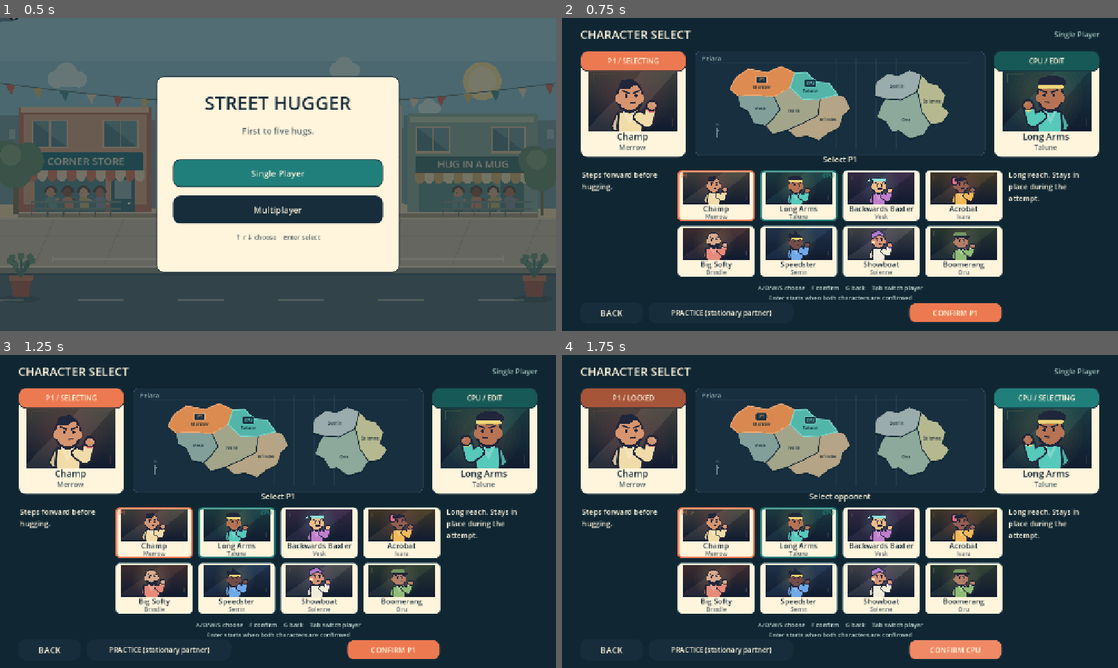
Above: before the commit, frames 1-4 (two rows, left to right).
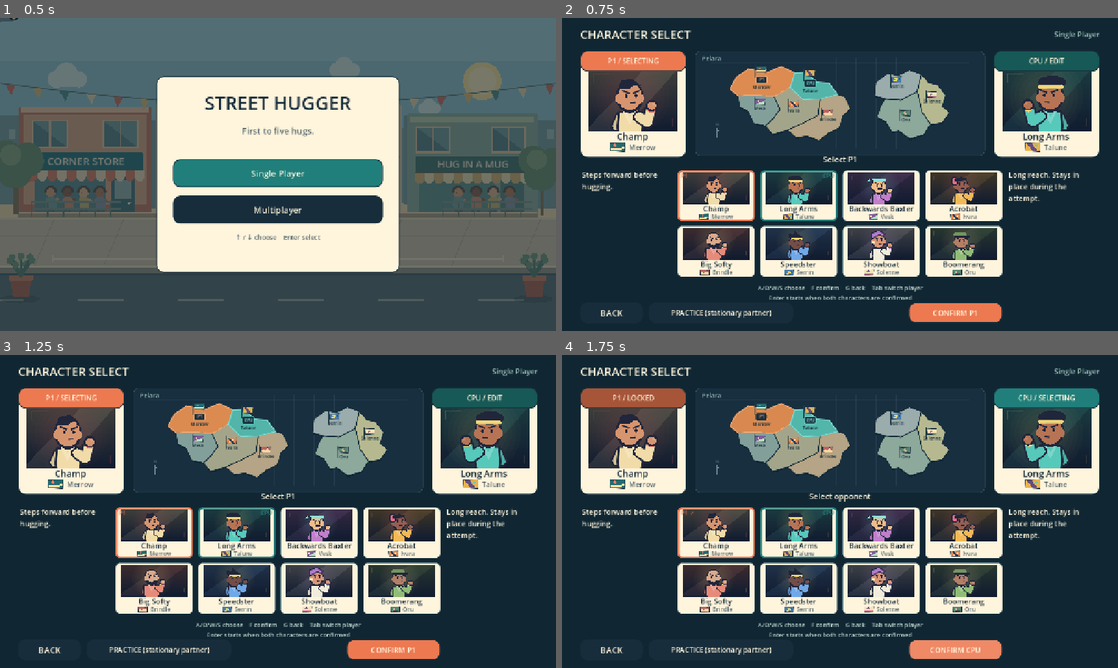
Above: after the commit, the same moments.

Repository: jbax-and-his-ai-pals/013-street-hugger
Game: Godot game, scene res://main.tscn
Same seed, same stepped clock (60 frames per second), same inputs: the game is played once before the commit and once after it.
Inputs:
- Up to frame 1 (0.5 s): no input
- Up to frame 2 (0.75 s): click "Single Player" at 0.5 s
- Up to frame 3 (1.25 s): no input
- Up to frame 4 (1.75 s): click "CONFIRM P1" at 1.25 s

Frame 1 is identical in both runs. In frame 2, 1.1% of the frame differs, in the area x 8-91%, y 15-83%; in frame 3, 1.1%; in frame 4, 1.1%.

Commit message:
Add handmade fictional country flags to character selection

Diff:
--- /dev/null
+++ b/scripts/country_flag.gd
@@ -0,0 +1,79 @@
+extends Control
+## Small, deliberately wonky fictional flags. Geometry is stable between frames.
+
+var country_index: int = 0:
+	set(value):
+		country_index = posmod(value, 8)
+		queue_redraw()
+
+const COLORS = [
+	[Color("246a70"), Color("ffe6a3"), Color("f48367")],
+	[Color("e8b34d"), Color("644b82"), Color("69c7bd")],
+	[Color("805c99"), Color("b9e4c4"), Color("fff0c5")],
+	[Color("e28a52"), Color("243b62"), Color("fff0b9")],
+	[Color("bb6363"), Color("f4d7a4"), Color("315d59")],
+	[Color("4b7dab"), Color("e6d56c"), Color("26384c")],
+	[Color("f1e5b8"), Color("725783"), Color("dc7c98")],
+	[Color("578775"), Color("f2bd8e"), Color("33464e")]
+]
+
+func _init():
+	mouse_filter = Control.MOUSE_FILTER_IGNORE
+	tooltip_text = ""
+
+func _ready():
+	resized.connect(queue_redraw)
+
+func _draw():
+	draw_flag(self, Rect2(Vector2.ZERO, size), country_index)
+
+static func polygon(canvas: CanvasItem, rect: Rect2, points: Array, color: Color):
+	var transformed = PackedVector2Array()
+	for point in points:
+		transformed.append(rect.position + point * rect.size)
+	canvas.draw_colored_polygon(transformed, color)
+
+static func draw_flag(canvas: CanvasItem, rect: Rect2, index: int, pole: bool = false):
+	var colors = COLORS[posmod(index, 8)]
+	if pole:
+		canvas.draw_line(rect.position + Vector2(-2, -3), rect.position + Vector2(-2, rect.size.y + 10), Color("233b43"), 2.0, true)
+	# A crooked hem, off-center emblems, and uneven bands are intentional.
+	var hem = [Vector2(0, 0.06), Vector2(0.98, 0), Vector2(0.95, 0.98), Vector2(0.03, 0.92)]
+	polygon(canvas, rect, hem, colors[0])
+	match posmod(index, 8):
+		0:
+			polygon(canvas, rect, [Vector2(0.04,0.62), Vector2(0.96,0.50), Vector2(0.95,0.74), Vector2(0.04,0.82)], colors[1])
+			canvas.draw_circle(rect.position + rect.size * Vector2(0.34, 0.31), rect.size.y * 0.15, colors[2])
+		1:
+			polygon(canvas, rect, [Vector2(0.1,0.08), Vector2(0.39,0.04), Vector2(0.81,0.95), Vector2(0.48,0.94)], colors[1])
+			polygon(canvas, rect, [Vector2(0.63,0.20), Vector2(0.86,0.30), Vector2(0.69,0.53)], colors[2])
+		2:
+			polygon(canvas, rect, [Vector2(0.03,0.91), Vector2(0.95,0.21), Vector2(0.95,0.98)], colors[1])
+			polygon(canvas, rect, [Vector2(0.29,0.18), Vector2(0.43,0.34), Vector2(0.31,0.55), Vector2(0.17,0.37)], colors[2])
+		3:
+			polygon(canvas, rect, [Vector2(0.10,0.06), Vector2(0.29,0.04), Vector2(0.89,0.97), Vector2(0.64,0.95)], colors[1])
+			for point in [Vector2(0.65,0.28), Vector2(0.31,0.72)]:
+				canvas.draw_circle(rect.position + rect.size * point, rect.size.y * 0.11, colors[2])
+		4:
+			polygon(canvas, rect, [Vector2(0.04,0.65), Vector2(0.25,0.37), Vector2(0.42,0.59), Vector2(0.66,0.29), Vector2(0.95,0.56), Vector2(0.95,0.91), Vector2(0.05,0.86)], colors[1])
+			canvas.draw_circle(rect.position + rect.size * Vector2(0.72,0.19), rect.size.y * 0.10, colors[2])
+		5:
+			polygon(canvas, rect, [Vector2(0.15,0.19), Vector2(0.46,0.44), Vector2(0.16,0.80), Vector2(0.37,0.84), Vector2(0.73,0.45), Vector2(0.40,0.15)], colors[1])
+			polygon(canvas, rect, [Vector2(0.69,0.19), Vector2(0.88,0.44), Vector2(0.71,0.75)], colors[2])
+		6:
+			polygon(canvas, rect, [Vector2(0.04,0.72), Vector2(0.96,0.63), Vector2(0.95,0.86), Vector2(0.04,0.91)], colors[2])
+			var star = []
+			for vertex in range(10):
+				var angle = -PI / 2.0 + TAU * vertex / 10.0
+				var radius = 0.31 if vertex % 2 == 0 else 0.14
+				star.append(Vector2(0.43 + cos(angle) * radius * 0.65, 0.37 + sin(angle) * radius))
+			polygon(canvas, rect, star, colors[1])
+		7:
+			canvas.draw_circle(rect.position + rect.size * Vector2(0.49,0.46), rect.size.y * 0.30, colors[1])
+			canvas.draw_circle(rect.position + rect.size * Vector2(0.57,0.42), rect.size.y * 0.19, colors[0])
+			polygon(canvas, rect, [Vector2(0.12,0.77), Vector2(0.83,0.64), Vector2(0.85,0.82), Vector2(0.15,0.91)], colors[2])
+	var outline = PackedVector2Array()
+	for point in hem:
+		outline.append(rect.position + point * rect.size)
+	outline.append(outline[0])
+	canvas.draw_polyline(outline, Color("233541"), maxf(1.0, rect.size.y / 24.0), true)
--- a/scripts/game_ui.gd
+++ b/scripts/game_ui.gd
@@ -35,6 +35,7 @@
 var _previews: Array = []
 var _preview_names: Array[Label] = []
 var _preview_countries: Array[Label] = []
+var _preview_flags: Array[Control] = []
 var _preview_descriptions: Array[Label] = []
 var _player_tabs: Array[Button] = []
 var _cards: Array[Button] = []
@@ -198,6 +199,14 @@
 	portrait.set("animated", animate)
 	portrait.call("set_character", index)
 	return portrait
+
+func _make_flag(parent: Control, rect: Rect2, index: int) -> Control:
+	var flag = load("res://scripts/country_flag.gd").new()
+	parent.add_child(flag)
+	flag.position = rect.position
+	flag.size = rect.size
+	flag.country_index = index
+	return flag
 
 
 func _build_character_select() -> void:
@@ -236,6 +245,7 @@
 		var country := _place_label(content, "", 16, Rect2(0, 198, 208, 22), MUTED)
 		country.horizontal_alignment = HORIZONTAL_ALIGNMENT_CENTER
 		_preview_countries.append(country)
+		_preview_flags.append(_make_flag(content, Rect2(44, 198, 36, 22), selected[player]))
 		var detail_x := 46.0 if player == 0 else 1028.0
 		var detail := _place_label(_selection, "", 17, Rect2(detail_x, 348, 206, 130), CREAM)
 		detail.autowrap_mode = TextServer.AUTOWRAP_WORD_SMART
@@ -263,8 +273,10 @@
 		_make_portrait(card, Rect2(12, 4, 154, 73), index, 1.0, false)
 		var character_name := _place_label(card, NAMES[index], 17, Rect2(6, 76, 166, 22))
 		character_name.horizontal_alignment = HORIZONTAL_ALIGNMENT_CENTER
-		var home := _place_label(card, Roster.COUNTRIES[index], 13, Rect2(6, 98, 166, 17), MUTED)
-		home.horizontal_alignment = HORIZONTAL_ALIGNMENT_CENTER
+		var country_width := ThemeDB.fallback_font.get_string_size(Roster.COUNTRIES[index], HORIZONTAL_ALIGNMENT_LEFT, -1, 13).x
+		var country_start := (178.0 - country_width - 28.0) * 0.5
+		_make_flag(card, Rect2(country_start, 101, 22, 13), index)
+		_place_label(card, Roster.COUNTRIES[index], 13, Rect2(country_start + 28, 98, country_width + 2, 17), MUTED)
 		var first_mark := _place_label(card, "P1", 13, Rect2(8, 4, 78, 20), ORANGE)
 		var second_mark := _place_label(card, "CPU", 13, Rect2(88, 4, 82, 20), TEAL)
 		second_mark.horizontal_alignment = HORIZONTAL_ALIGNMENT_RIGHT
@@ -392,6 +404,13 @@
 		_previews[player].call("set_character", index)
 		_preview_names[player].text = NAMES[index]
 		_preview_countries[player].text = Roster.COUNTRIES[index]
+		var country_width := ThemeDB.fallback_font.get_string_size(Roster.COUNTRIES[index], HORIZONTAL_ALIGNMENT_LEFT, -1, 16).x
+		var country_start := (208.0 - country_width - 44.0) * 0.5
+		_preview_flags[player].set("country_index", index)
+		_preview_flags[player].position = Vector2(country_start, 198)
+		_preview_countries[player].position = Vector2(country_start + 44, 198)
+		_preview_countries[player].size = Vector2(country_width + 2, 22)
+		_preview_countries[player].horizontal_alignment = HORIZONTAL_ALIGNMENT_LEFT
 		_preview_descriptions[player].text = DESCRIPTIONS[index]
 		var player_caption := "P1" if player == 0 else opponent
 		_player_tabs[player].text = player_caption + (" / LOCKED" if locked[player] else " / SELECTING" if player == active_player else " / EDIT")
--- a/scripts/planet_map.gd
+++ b/scripts/planet_map.gd
@@ -5,6 +5,7 @@
 ## Public centers use local Control coordinates, including responsive letterboxing.
 
 const Roster = preload("res://scripts/roster_data.gd")
+const Flags = preload("res://scripts/country_flag.gd")
 const DESIGN_SIZE := Vector2(680, 260)
 const P1 := Color("f19858")
 const P2 := Color("61d4c7")
@@ -144,6 +145,9 @@
 	if show_countries:
 		for index in range(CENTERS.size()):
 			var selected := index == p1_index or index == p2_index
+			if not selected:
+				var flag_origin := _point(CENTERS[index] + Vector2(-12, -24))
+				Flags.draw_flag(self, Rect2(flag_origin, Vector2(25, 15) * scale_factor), index, true)
 			var baseline := CENTERS[index] + Vector2(0, 14 if selected else 4)
 			_text(Roster.COUNTRIES[index], baseline, 12, Color("142b36"))
 	if p1_index == p2_index:
@@ -164,6 +168,8 @@
 	panel.set_corner_radius_all(maxi(2, int(4 * scale_factor)))
 	draw_style_box(panel, Rect2(center - Vector2(15, 10) * scale_factor, Vector2(30, 20) * scale_factor))
 	_text(value, at + Vector2(0, 4), 11, color.lightened(0.12))
+	var country_index := p1_index if value == "P1" else p2_index
+	Flags.draw_flag(self, Rect2(center + Vector2(-13, -33) * scale_factor, Vector2(26, 16) * scale_factor), country_index, true)
 
 
 func _text(value: String, baseline: Vector2, font_size: int, color: Color) -> void:
Binary file changed: docs/character-select.png
Not shown, changed: docs/SETUP_FLOW.md
